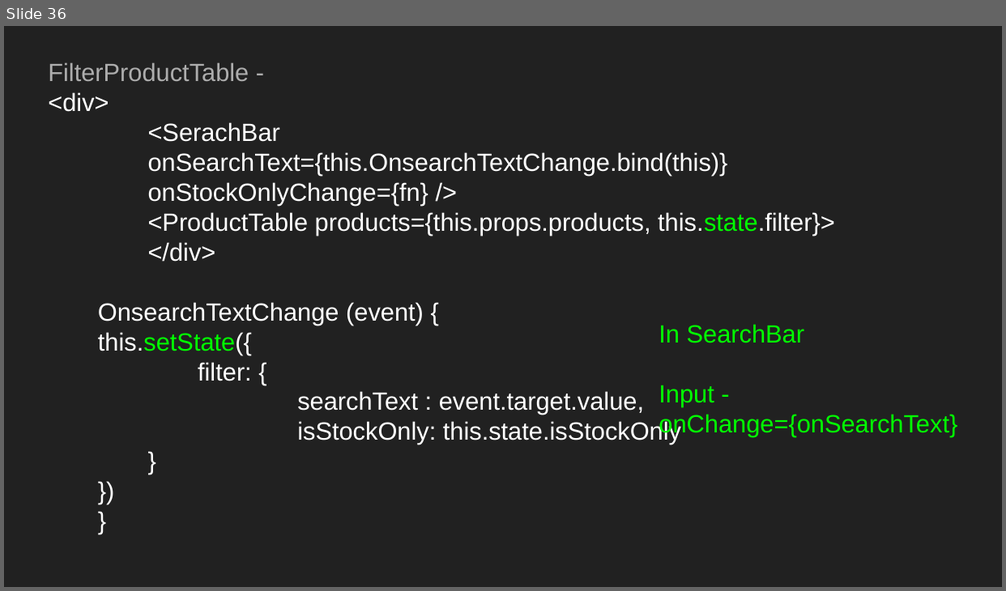
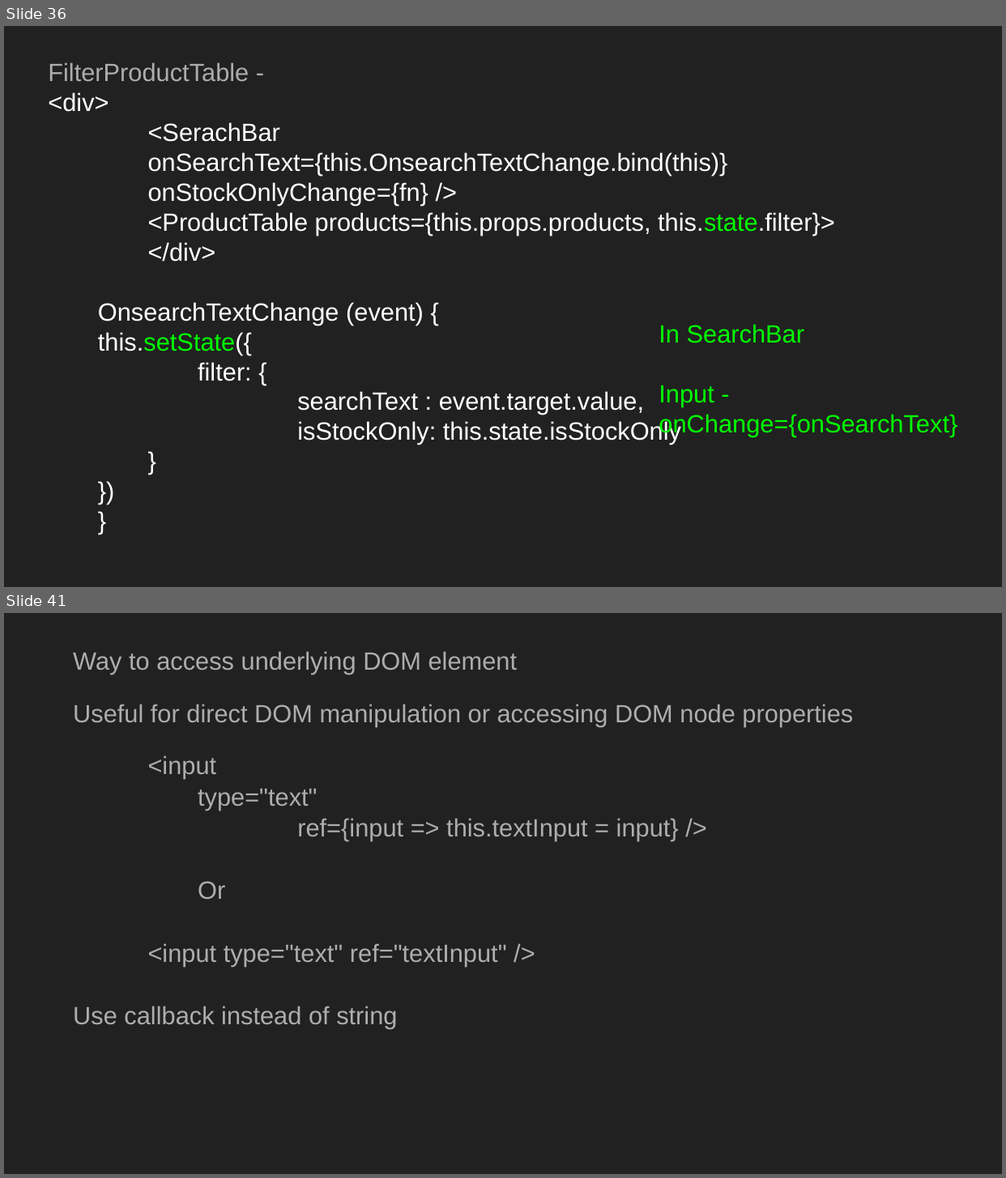
Before and after one commit to Abhay-Joshi-Git/react-redux-sessions-DatafactZ, a slide deck: react-redux.odp. Shown one above the other, each under a label of ours: slide 36 before the commit, slides 36 and 41 after it; the slides between them are not shown. The pictures are 1006x591 and 1006x1178 pixels, drawn with LibreOffice and Linux fonts; fonts in the diff are those of the drawing. Boxes give left, top, right and bottom in pixels: in the first picture for what was removed or moved away, otherwise in the second. Text is boxed around its words. In the diff, an @@ line names an element or a change of style, - is before the commit and + after.

```diff
--- a/react-redux.odp
+++ b/react-redux.odp
@@ slide 41 added at bbox=[4, 613, 1002, 1174], background #212121 @@
@@ text added at bbox=[73, 651, 853, 1029], 18 pt, text #ADADAD @@
+Way to access underlying DOM element
+Useful for direct DOM manipulation or accessing DOM node properties
+<input
+type="text"
+ref={input => this.textInput = input} />
+Or
+<input type="text" ref="textInput" />
+Use callback instead of string
```
Also in this commit, not shown: 1 slide changed, 7 other slides added.
